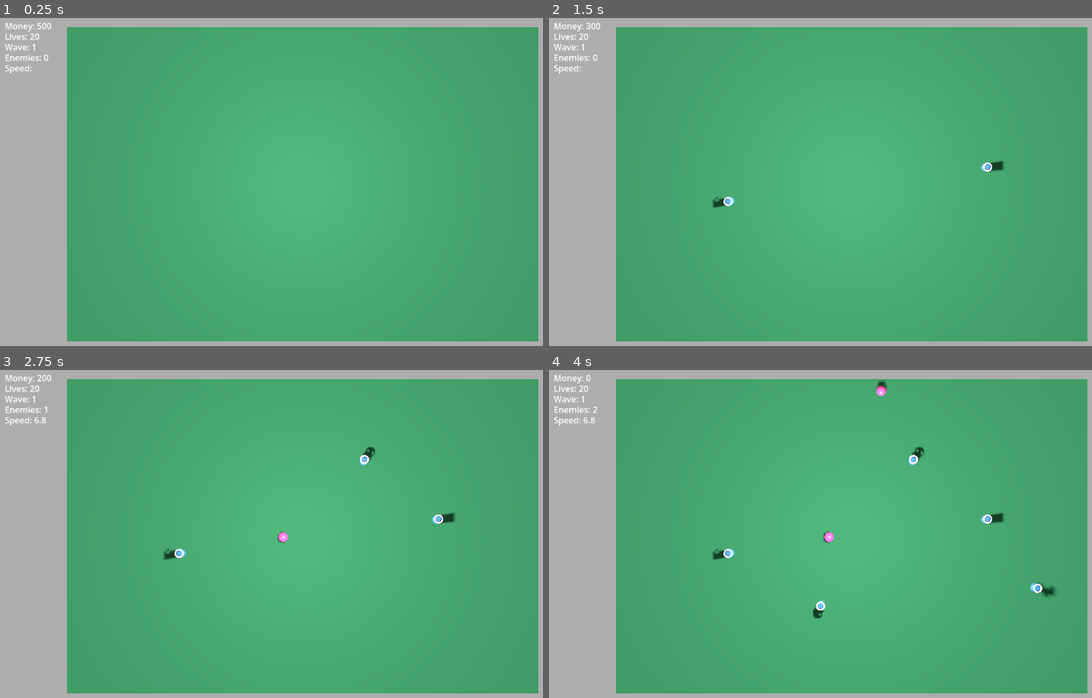
Above: before the commit, frames 1-4 (two rows, left to right).
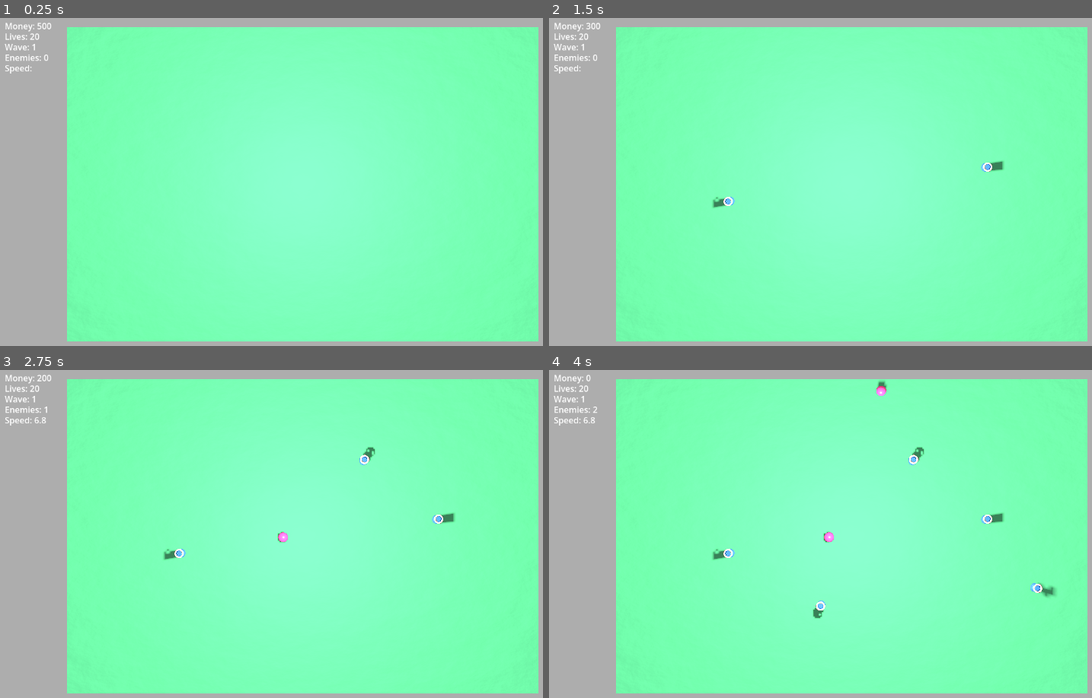
Above: after the commit, the same moments.

Repository: HaukeBartsch/TowerDefense42
Game: Godot game, scene res://node_3d.tscn
The game is run twice, just before and just after one commit, with the same random seed, the same clock (stepped at 60 frames per second) and the same inputs.
Inputs (mouse positions are in pixels of both pictures, inside the frame that each line leads up to):
- Up to frame 1 (0.25 s): no input
- Up to frame 2 (1.5 s): tap Enter at 0.5 s; move the mouse to (983, 165) at 0.52 s; press the mouse at (983, 165) at 0.53 s; tap Space at 1.25 s; move the mouse to (728, 201) at 1.27 s; release the mouse at (728, 201) at 1.28 s; click (728, 201) at 1.35 s
- Up to frame 3 (2.75 s): tap Enter at 2 s; move the mouse to (363, 461) at 2.02 s; press the mouse at (363, 461) at 2.03 s
- Up to frame 4 (4 s): tap Space at 2.75 s; move the mouse to (820, 606) at 2.77 s; release the mouse at (820, 606) at 2.78 s; click (820, 606) at 2.85 s; move the mouse to (1032, 586) at 3.52 s; press the mouse at (1032, 586) at 3.53 s

The runs differ from the first frame. In frame 1, 83% of the frame differs, in the area x 12-100%, y 2-99%; in frame 2, 83%; in frame 3, 83%; in frame 4, 83%.

Commit message:
use a bump map for the floor

Diff:
--- a/enemy.gd
+++ b/enemy.gd
@@ -74,6 +74,10 @@
 		global_position.z = max_bound.z
 		velocity.z = -velocity.z
 
+	# don't allow enemies to stop
+	if delta * velocity.length() < speed:
+		velocity *= 1.0001
+
 	var motion = velocity * delta
 	# handle multiple collisions in one frame
 	for i in 5:
--- a/materials/floor.tres
+++ b/materials/floor.tres
@@ -1,33 +1,35 @@
-[gd_resource type="StandardMaterial3D" load_steps=5 format=3 uid="uid://dmld04888jsin"]
+[gd_resource type="StandardMaterial3D" format=3 uid="uid://dmld04888jsin"]
 
-[sub_resource type="Gradient" id="Gradient_7elws"]
+[sub_resource type="Gradient" id="Gradient_l2teu"]
 
-[sub_resource type="FastNoiseLite" id="FastNoiseLite_vedg2"]
+[sub_resource type="FastNoiseLite" id="FastNoiseLite_vphm6"]
 
-[sub_resource type="NoiseTexture2D" id="NoiseTexture2D_l5i37"]
+[sub_resource type="NoiseTexture2D" id="NoiseTexture2D_tfx4i"]
+width = 1024
+height = 1024
 generate_mipmaps = false
-noise = SubResource("FastNoiseLite_vedg2")
-color_ramp = SubResource("Gradient_7elws")
-seamless = true
+noise = SubResource("FastNoiseLite_vphm6")
+color_ramp = SubResource("Gradient_l2teu")
 as_normal_map = true
-bump_strength = 27.0
-
-[sub_resource type="NoiseTexture2D" id="NoiseTexture2D_7elws"]
+seamless_blend_skirt = 0.21
+bump_strength = 1.6
 
 [resource]
 albedo_color = Color(0.2668124, 0.58440083, 0.3995751, 1)
-metallic = 0.7
-metallic_specular = 0.1
+metallic_specular = 0.05
 metallic_texture_channel = 3
-anisotropy = 0.02
+roughness = 0.6
+roughness_texture_channel = 4
+normal_enabled = true
+normal_scale = 0.93
+normal_texture = SubResource("NoiseTexture2D_tfx4i")
+anisotropy = 0.14
 ao_enabled = true
-ao_light_affect = 0.78
-ao_texture = SubResource("NoiseTexture2D_l5i37")
-ao_on_uv2 = true
-ao_texture_channel = 4
 heightmap_enabled = true
-heightmap_scale = -9.209
+heightmap_scale = -0.303
 heightmap_deep_parallax = true
 heightmap_min_layers = 8
 heightmap_max_layers = 32
-heightmap_texture = SubResource("NoiseTexture2D_7elws")
+subsurf_scatter_strength = 0.5
+subsurf_scatter_transmittance_enabled = true
+subsurf_scatter_transmittance_color = Color(0.7279698, 0.50010246, 0.19640288, 1)
--- a/project.godot
+++ b/project.godot
@@ -8,11 +8,15 @@
 
 config_version=5
 
+[animation]
+
+compatibility/default_parent_skeleton_in_mesh_instance_3d=true
+
 [application]
 
 config/name="tower_defense_42"
 run/main_scene="uid://game001"
-config/features=PackedStringArray("4.5", "Forward Plus")
+config/features=PackedStringArray("4.6", "Forward Plus")
 config/icon="res://icon.svg"
 
 [input]
Not shown: 1 places in materials/enemy.tres that only renumber resources
